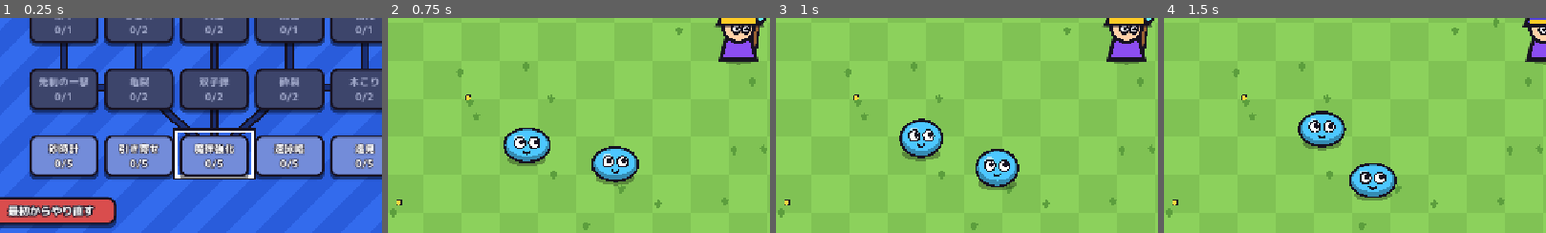
Above: before the commit, frames 1-4 (left to right).
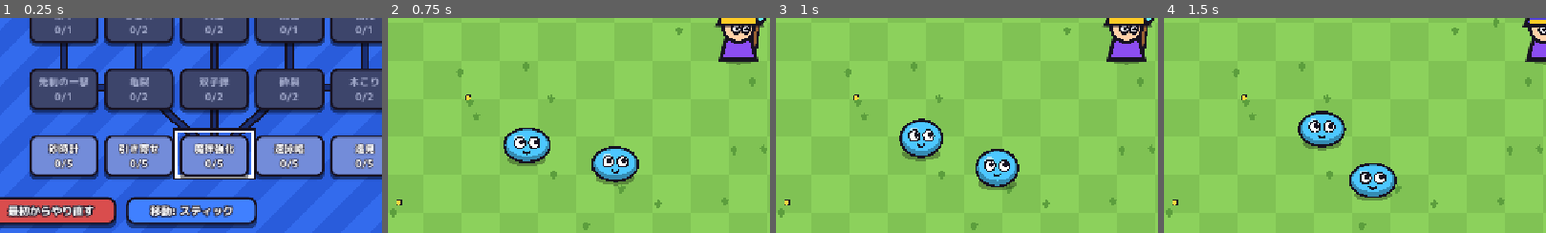
Above: after the commit, the same moments.

Repository: elefolo4565/fantasyIncremental
Game: Godot game, scene res://scenes/main/main.tscn
The game is run twice, just before and just after one commit, with the same random seed, the same clock (stepped at 60 frames per second) and the same inputs.
Inputs (mouse positions are % of the whole screen's width and height, from its top left):
- Up to frame 1 (0.25 s): no input
- Up to frame 2 (0.75 s): click "出発！" at 0.5 s
- Up to frame 3 (1 s): no input
- Up to frame 4 (1.5 s): move the mouse to (72, 45) at 1.27 s; hold Right (ui_right) from 1.28 s (still down); click (72, 45) at 1.42 s
The pictures show only the part of the screen within x 4-54%, y 50-100%; the shares and areas given below are measured in that part.

The runs differ from the first frame. In frame 1, 3.7% of the frame differs, in the area x 33-68%, y 83-98%; in frame 2, nothing differs; in frame 3, nothing differs; in frame 4, nothing differs.

Commit message:
タップした場所へ移動するモードを追加し、魔導樹の画面で切り替えられるようにする
魔導樹の画面左下の「移動」ボタンでスティックとタップ移動を切り替える（設定は保存する）。
タップ移動では触れた場所が目的地になり、指を動かすと追いかける。着いたら止まる。

Co-Authored-By: Claude Opus 5.5 (1M context) <noreply@anthropic.com>
Claude-Session: https://claude.ai/code/session_01DCGdW39avWMz4PaMBGrhsd

Diff:
--- a/data/balance.csv
+++ b/data/balance.csv
@@ -33,3 +33,4 @@
 pickup_pull_accel,2400,吸い寄せられる素材の加速度（ピクセル/秒²）
 pickup_collect_reach,20,素材がプレイヤーの中心からこの距離に入ったら回収（ピクセル）
 unit_scale,1,敵・プレイヤーの見た目と当たり判定の大きさの倍率（1が元の大きさ）。戦闘画面の「大きさ」つまみで試した値をここに入れる
+tap_arrive_distance,8,タップ移動で目的地にこの距離まで近づいたら止まる（ピクセル）
--- a/scenes/player/player.gd
+++ b/scenes/player/player.gd
@@ -119,6 +119,12 @@
 
 
 func _read_move_input() -> Vector2:
+	if stick != null and stick.tap_mode and stick.has_target:
+		var offset := stick.target - global_position
+		if offset.length() <= Balance.get_float("tap_arrive_distance"):
+			stick.clear_target()
+			return Vector2.ZERO
+		return offset.normalized()
 	if stick != null and stick.value != Vector2.ZERO:
 		return stick.value
 	var dir := Input.get_vector("ui_left", "ui_right", "ui_up", "ui_down")
--- a/scenes/run/run.gd
+++ b/scenes/run/run.gd
@@ -120,6 +120,8 @@
 	for _i in _stage.oak_count:
 		_spawn(OAK_SCENE, _stage.oak_hp, _stage.oak_wood, area, taken)
 	_build_size_tuner()
+	_stick.tap_mode = Progress.tap_move
+	_stick.blockers = [_size_button, _size_panel, _result_panel]
 	_update_hud()
 
 
--- a/scenes/ui/virtual_stick.gd
+++ b/scenes/ui/virtual_stick.gd
@@ -1,21 +1,39 @@
 class_name VirtualStick
 extends Control
-## 画面の左半分に触れた場所に出る仮想スティック。
+## 移動の入力。画面の左半分に触れた場所に出る仮想スティック。
 ## value は長さ 0〜1 の向き（触れていないときは Vector2.ZERO）。
+## tap_mode のときはスティックの代わりに、触れた場所（指を動かせば追いかける）を目的地 target にする。
 ## PC ではマウスのドラッグでも操作できる（project.godot でタッチを模倣している）。
 
 const RADIUS := 90.0
 const KNOB_RADIUS := 36.0
 const DEAD_ZONE := 0.15
+const MARKER_RADIUS := 18.0
+const MARKER_COLOR := Color(1, 1, 1, 0.8)
 
 var value := Vector2.ZERO
+## 生成する側が入れる。tap_mode のとき、ここに入る場所（ボタンなど）への接触は無視する
+var tap_mode := false
+var blockers: Array[Control] = []
+## タップ移動の目的地（画面の座標）。has_target が false なら目的地なし
+var target := Vector2.ZERO
+var has_target := false
 
 var _touch_index := -1
 var _origin := Vector2.ZERO
 var _knob := Vector2.ZERO
 
 
+## 目的地に着いたら移動する側が呼ぶ。
+func clear_target() -> void:
+	has_target = false
+	queue_redraw()
+
+
 func _input(event: InputEvent) -> void:
+	if tap_mode:
+		_tap_input(event)
+		return
 	if event is InputEventScreenTouch:
 		var touch := event as InputEventScreenTouch
 		if touch.pressed and _touch_index == -1 and touch.position.x < size.x * 0.5:
@@ -40,7 +58,39 @@
 		queue_redraw()
 
 
+func _tap_input(event: InputEvent) -> void:
+	if event is InputEventScreenTouch:
+		var touch := event as InputEventScreenTouch
+		if touch.pressed and _touch_index == -1 and not _is_blocked(touch.position):
+			_touch_index = touch.index
+			_set_target(touch.position)
+		elif not touch.pressed and touch.index == _touch_index:
+			_touch_index = -1
+	elif event is InputEventScreenDrag:
+		var drag := event as InputEventScreenDrag
+		if drag.index == _touch_index:
+			_set_target(drag.position)
+
+
+func _set_target(at: Vector2) -> void:
+	target = at
+	has_target = true
+	queue_redraw()
+
+
+func _is_blocked(at: Vector2) -> bool:
+	for control in blockers:
+		if control.is_visible_in_tree() and control.get_global_rect().has_point(at):
+			return true
+	return false
+
+
 func _draw() -> void:
+	if tap_mode:
+		if has_target:
+			draw_arc(target, MARKER_RADIUS, 0.0, TAU, 32, MARKER_COLOR, 4.0)
+			draw_circle(target, 5.0, MARKER_COLOR)
+		return
 	if _touch_index == -1:
 		return
 	draw_circle(_origin, RADIUS, Color(1, 1, 1, 0.12))
--- a/scenes/upgrade_tree/upgrade_tree.gd
+++ b/scenes/upgrade_tree/upgrade_tree.gd
@@ -3,6 +3,7 @@
 ## 魔導樹の画面。強化ノードを並べ、選んだノードの説明・費用と「何発で壊れるか」の変化を見せて買えるようにする。
 ## ステージを選んで START を押すと start_requested を出す。
 ## 魔導樹はピンチ（PC ではホイール）で拡大し、ドラッグで動かせる。
+## 左下のボタンで、ランでの移動をスティックとタップ移動で切り替える（設定は保存する）。
 
 signal start_requested(stage_index: int)
 
@@ -55,6 +56,7 @@
 @onready var _stage_info: Label = $Side/StagePanel/Box/StageInfo
 @onready var _start_button: Button = $Side/StagePanel/Box/StartButton
 @onready var _reset_button: Button = $ResetButton
+@onready var _move_button: Button = $MoveButton
 
 
 func _ready() -> void:
@@ -76,6 +78,7 @@
 	_next_button.pressed.connect(_change_stage.bind(1))
 	_start_button.pressed.connect(_on_start_pressed)
 	_reset_button.pressed.connect(_on_reset_pressed)
+	_move_button.pressed.connect(_on_move_pressed)
 	Progress.changed.connect(_refresh)
 	resized.connect(_layout)
 	_nodes.draw.connect(_draw_links)
@@ -95,6 +98,7 @@
 	UiStyle.button(_prev_button, UiStyle.BLUE)
 	UiStyle.button(_next_button, UiStyle.BLUE)
 	UiStyle.button(_reset_button, Color(0.85, 0.3, 0.3))
+	UiStyle.button(_move_button, UiStyle.BLUE)
 	for panel: PanelContainer in [$Side/Detail, $Side/StagePanel]:
 		panel.add_theme_stylebox_override("panel", UiStyle.box(UiStyle.PANEL, 16, 4, 6))
 	for label: Label in [$Title, _material_label, _name_label, _level_label, _desc_label, _cost_label,
@@ -251,6 +255,7 @@
 		button.add_theme_constant_override("outline_size", 6 if color != LOCKED_COLOR else 0)
 	_refresh_detail()
 	_refresh_stage()
+	_move_button.text = "移動: タップ" if Progress.tap_move else "移動: スティック"
 	_nodes.queue_redraw()
 
 
@@ -403,6 +408,11 @@
 	start_requested.emit(Progress.selected_stage)
 
 
+func _on_move_pressed() -> void:
+	Sfx.play(&"click")
+	Progress.set_tap_move(not Progress.tap_move)
+
+
 func _on_reset_pressed() -> void:
 	if not _reset_armed:
 		_reset_armed = true
--- a/scenes/upgrade_tree/upgrade_tree.tscn
+++ b/scenes/upgrade_tree/upgrade_tree.tscn
@@ -52,6 +52,20 @@
 focus_mode = 0
 theme_override_font_sizes/font_size = 18
 text = "最初からやり直す"
+
+[node name="MoveButton" type="Button" parent="."]
+layout_mode = 1
+anchors_preset = 2
+anchor_top = 1.0
+anchor_bottom = 1.0
+offset_left = 264.0
+offset_top = -52.0
+offset_right = 484.0
+offset_bottom = -14.0
+grow_vertical = 0
+focus_mode = 0
+theme_override_font_sizes/font_size = 18
+text = "移動: スティック"
 
 [node name="Side" type="VBoxContainer" parent="."]
 layout_mode = 1
--- a/scripts/autoload/progress.gd
+++ b/scripts/autoload/progress.gd
@@ -18,6 +18,8 @@
 var selected_stage := 0
 ## 敵・プレイヤーの大きさの倍率。戦闘画面のつまみで変えて試す（保存はしない）
 var unit_scale := 1.0
+## 設定: true ならタップした場所へ移動する（false なら仮想スティック）
+var tap_move := false
 
 var upgrades: Array[UpgradeDef] = []
 var stages: Array[StageDef] = []
@@ -92,6 +94,11 @@
 	return false
 
 
+func set_tap_move(on: bool) -> void:
+	tap_move = on
+	_changed()
+
+
 func reset() -> void:
 	gem = 0
 	wood = 0
@@ -118,6 +125,7 @@
 	config.set_value("materials", "wood", wood)
 	config.set_value("stages", "unlocked", unlocked_stage)
 	config.set_value("stages", "selected", selected_stage)
+	config.set_value("options", "tap_move", tap_move)
 	for id in levels:
 		config.set_value("levels", String(id), levels[id])
 	var error := config.save(SAVE_PATH)
@@ -138,6 +146,7 @@
 	wood = config.get_value("materials", "wood", 0)
 	unlocked_stage = clampi(config.get_value("stages", "unlocked", 0), 0, stages.size() - 1)
 	selected_stage = clampi(config.get_value("stages", "selected", 0), 0, unlocked_stage)
+	tap_move = bool(config.get_value("options", "tap_move", false))
 	if config.has_section("levels"):
 		for key in config.get_section_keys("levels"):
 			var def := upgrade(StringName(key))
Not shown, changed: CLAUDE.md
